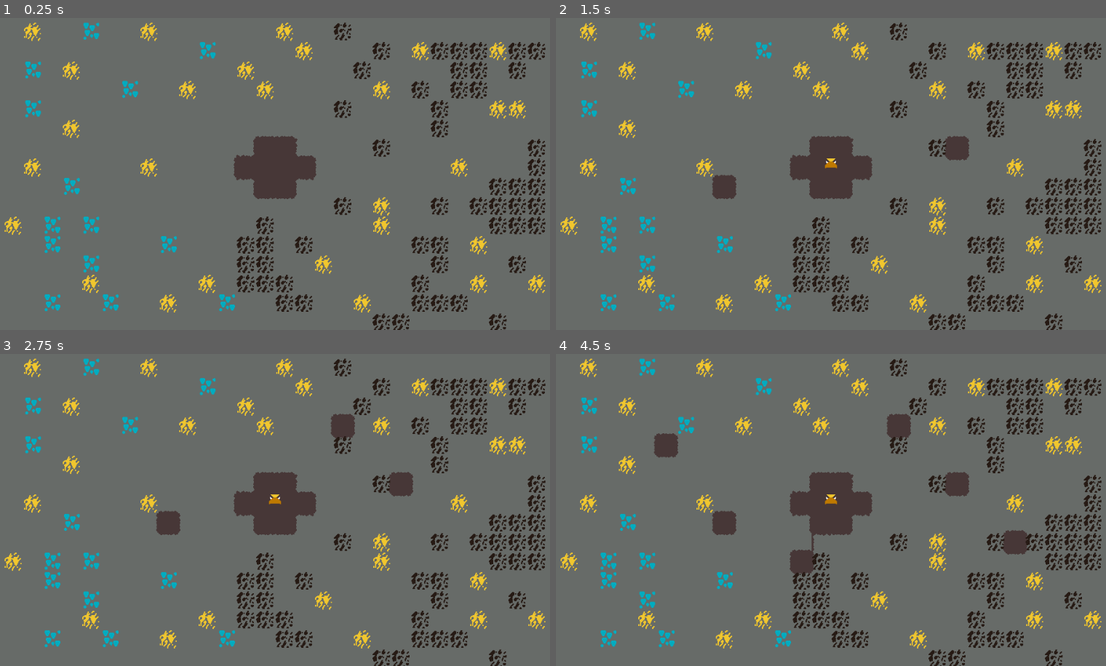
Above: before the commit, frames 1-4 (two rows, left to right).
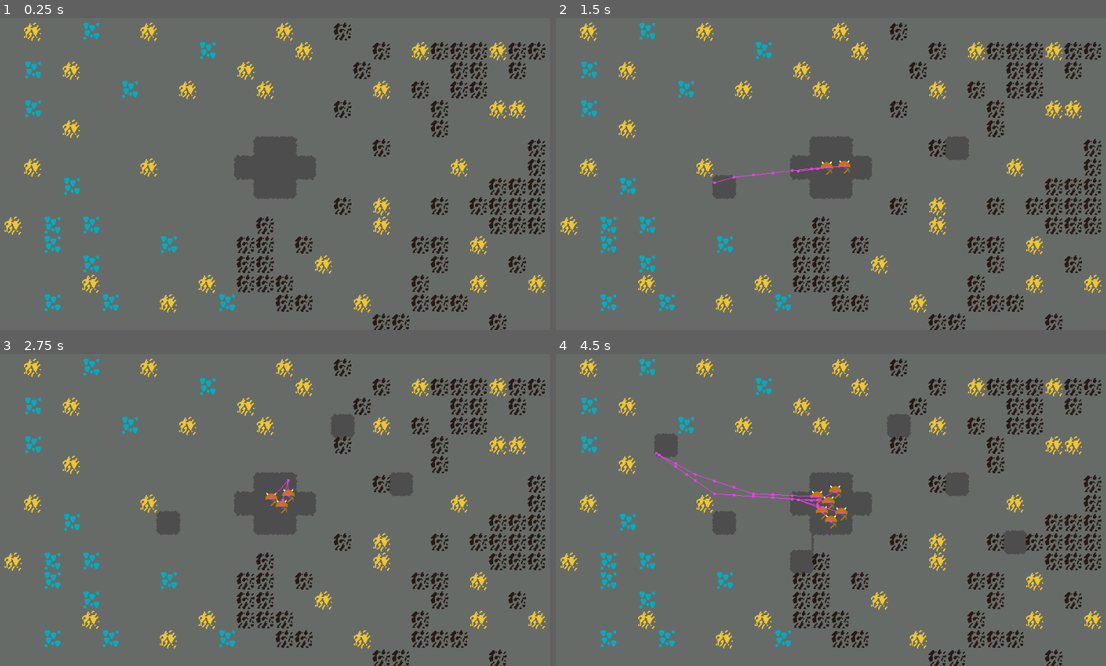
Above: after the commit, the same moments.

Repository: where-fore/dwarves
Game: Godot game, scene res://loose/main_game.tscn
Two runs of this game, one before a commit and one after it. Both use one fixed random seed, a clock stepped at 60 frames per second and the inputs below.
Inputs (mouse positions are in pixels of both pictures, inside the frame that each line leads up to):
- Up to frame 1 (0.25 s): no input
- Up to frame 2 (1.5 s): tap Enter at 0.5 s; move the mouse to (957, 149) at 0.52 s; tap 1 at 0.6, 1.35 s; click (957, 149) at 0.67 s; move the mouse to (715, 183) at 1.27 s; click (715, 183) at 1.42 s
- Up to frame 3 (2.75 s): move the mouse to (335, 428) at 2.02 s; tap 1 at 2.1 s; click (335, 428) at 2.17 s
- Up to frame 4 (4.5 s): move the mouse to (803, 569) at 2.77 s; tap 1 at 2.85, 3.6, 4.35 s; click (803, 569) at 2.92 s; move the mouse to (1007, 550) at 3.52 s; click (1007, 550) at 3.67 s; move the mouse to (655, 453) at 4.27 s; click (655, 453) at 4.42 s

The runs differ from the first frame. In frame 2, 0.2% of the frame differs, in the area x 28-54%, y 44-54%; in frame 3, 0.2%; in frame 4, 0.7%, in the area x 17-54%, y 31-56%.

Commit message:
thar be pathfinding dwarves

Diff:
--- a/project/loose/base_tile_sheet.tres
+++ b/project/loose/base_tile_sheet.tres
@@ -1,14 +1,28 @@
-[gd_resource type="TileSet" load_steps=3 format=3 uid="uid://cy3o1hwgh8lbq"]
+[gd_resource type="TileSet" load_steps=5 format=3 uid="uid://cy3o1hwgh8lbq"]
 
 [ext_resource type="Texture2D" uid="uid://cxinxh436ir1n" path="res://sprites/stone-Sheet.png" id="1_uh637"]
+
+[sub_resource type="NavigationPolygon" id="NavigationPolygon_uh637"]
+vertices = PackedVector2Array(16, 16, -16, 16, -16, -16, 16, -16)
+polygons = Array[PackedInt32Array]([PackedInt32Array(0, 1, 2, 3)])
+outlines = Array[PackedVector2Array]([PackedVector2Array(-16, -16, 16, -16, 16, 16, -16, 16)])
+agent_radius = 0.0
+
+[sub_resource type="NavigationPolygon" id="NavigationPolygon_57mo6"]
+vertices = PackedVector2Array(16, 16, -16, 16, -16, -16, 16, -16)
+polygons = Array[PackedInt32Array]([PackedInt32Array(0, 1, 2, 3)])
+outlines = Array[PackedVector2Array]([PackedVector2Array(-16, -16, 16, -16, 16, 16, -16, 16)])
+agent_radius = 0.0
 
 [sub_resource type="TileSetAtlasSource" id="TileSetAtlasSource_57mo6"]
 texture = ExtResource("1_uh637")
 texture_region_size = Vector2i(32, 32)
 1:0/0 = 0
+1:0/0/navigation_layer_0/polygon = SubResource("NavigationPolygon_uh637")
 2:0/0 = 0
 2:0/0/terrain_set = 0
 2:0/0/terrain = 0
+2:0/0/physics_layer_0/polygon_0/points = PackedVector2Array(-16, -16, 16, -16, 16, 16, -16, 16)
 2:0/0/terrains_peering_bit/right_side = 0
 2:0/0/terrains_peering_bit/bottom_right_corner = 0
 2:0/0/terrains_peering_bit/bottom_side = 0
@@ -22,6 +36,7 @@
 5:0/0 = 0
 5:0/0/terrain_set = 0
 5:0/0/terrain = 0
+5:0/0/physics_layer_0/polygon_0/points = PackedVector2Array(-16, -16, 16, -16, 16, 16, -16, 16)
 5:0/0/terrains_peering_bit/right_side = 0
 5:0/0/terrains_peering_bit/bottom_right_corner = 0
 5:0/0/terrains_peering_bit/bottom_side = 0
@@ -30,6 +45,7 @@
 6:0/0 = 0
 6:0/0/terrain_set = 0
 6:0/0/terrain = 0
+6:0/0/physics_layer_0/polygon_0/points = PackedVector2Array(-16, -16, 16, -16, 16, 16, -16, 16)
 6:0/0/terrains_peering_bit/bottom_side = 0
 6:0/0/terrains_peering_bit/bottom_left_corner = 0
 6:0/0/terrains_peering_bit/left_side = 0
@@ -38,14 +54,17 @@
 7:0/0 = 0
 7:0/0/terrain_set = 0
 7:0/0/terrain = 0
+7:0/0/physics_layer_0/polygon_0/points = PackedVector2Array(-16, -16, 16, -16, 16, 16, -16, 16)
 7:0/0/terrains_peering_bit/right_side = 0
 7:0/0/terrains_peering_bit/bottom_right_corner = 0
 7:0/0/terrains_peering_bit/bottom_side = 0
 7:0/0/terrains_peering_bit/bottom_left_corner = 0
 7:0/0/terrains_peering_bit/left_side = 0
+7:0/0/navigation_layer_0/polygon = SubResource("NavigationPolygon_57mo6")
 8:0/0 = 0
 8:0/0/terrain_set = 0
 8:0/0/terrain = 0
+8:0/0/physics_layer_0/polygon_0/points = PackedVector2Array(-16, -16, 16, -16, 16, 16, -16, 16)
 8:0/0/terrains_peering_bit/right_side = 0
 8:0/0/terrains_peering_bit/left_side = 0
 8:0/0/terrains_peering_bit/top_left_corner = 0
@@ -54,24 +73,28 @@
 9:0/0 = 0
 9:0/0/terrain_set = 0
 9:0/0/terrain = 0
+9:0/0/physics_layer_0/polygon_0/points = PackedVector2Array(-16, -16, 16, -16, 16, 16, -16, 16)
 9:0/0/terrains_peering_bit/right_side = 0
 9:0/0/terrains_peering_bit/bottom_right_corner = 0
 9:0/0/terrains_peering_bit/bottom_side = 0
 10:0/0 = 0
 10:0/0/terrain_set = 0
 10:0/0/terrain = 0
+10:0/0/physics_layer_0/polygon_0/points = PackedVector2Array(-16, -16, 16, -16, 16, 16, -16, 16)
 10:0/0/terrains_peering_bit/bottom_side = 0
 10:0/0/terrains_peering_bit/bottom_left_corner = 0
 10:0/0/terrains_peering_bit/left_side = 0
 11:0/0 = 0
 11:0/0/terrain_set = 0
 11:0/0/terrain = 0
+11:0/0/physics_layer_0/polygon_0/points = PackedVector2Array(-16, -16, 16, -16, 16, 16, -16, 16)
 11:0/0/terrains_peering_bit/right_side = 0
 11:0/0/terrains_peering_bit/top_side = 0
 11:0/0/terrains_peering_bit/top_right_corner = 0
 12:0/0 = 0
 12:0/0/terrain_set = 0
 12:0/0/terrain = 0
+12:0/0/physics_layer_0/polygon_0/points = PackedVector2Array(-16, -16, 16, -16, 16, 16, -16, 16)
 12:0/0/terrains_peering_bit/left_side = 0
 12:0/0/terrains_peering_bit/top_left_corner = 0
 12:0/0/terrains_peering_bit/top_side = 0
@@ -79,7 +102,9 @@
 
 [resource]
 tile_size = Vector2i(32, 32)
+physics_layer_0/collision_layer = 1
 terrain_set_0/mode = 0
 terrain_set_0/terrain_0/name = "Terrain 0"
 terrain_set_0/terrain_0/color = Color(0.5, 0.34375, 0.25, 1)
+navigation_layer_0/layers = 1
 sources/0 = SubResource("TileSetAtlasSource_57mo6")
--- a/project/loose/dwarf.gd
+++ b/project/loose/dwarf.gd
@@ -1 +1,13 @@
-extends Node2D
+extends CharacterBody2D
+
+@onready var navigation_agent_2d: NavigationAgent2D = $NavigationAgent2D
+
+var speed = 50
+
+func _physics_process(_delta: float) -> void:
+	navigation_agent_2d.target_position = get_global_mouse_position()
+	var next_path_position:Vector2 = navigation_agent_2d.get_next_path_position()
+	var new_velocity:Vector2 = global_position.direction_to(next_path_position)
+
+	velocity = new_velocity * speed
+	move_and_slide()
--- a/project/loose/dwarf.tscn
+++ b/project/loose/dwarf.tscn
@@ -1,10 +1,20 @@
-[gd_scene load_steps=3 format=3 uid="uid://n7uc5yvkduvw"]
+[gd_scene load_steps=4 format=3 uid="uid://n7uc5yvkduvw"]
 
 [ext_resource type="Texture2D" uid="uid://hswhohxekmdy" path="res://sprites/dwarf.png" id="1_ldkcw"]
 [ext_resource type="Script" uid="uid://bcf6bncv4i181" path="res://loose/dwarf.gd" id="1_t5v1m"]
 
-[node name="Dwarf" type="Node2D"]
+[sub_resource type="CircleShape2D" id="CircleShape2D_t5v1m"]
+
+[node name="Dwarf" type="CharacterBody2D"]
 script = ExtResource("1_t5v1m")
 
 [node name="Sprite2D" type="Sprite2D" parent="."]
 texture = ExtResource("1_ldkcw")
+
+[node name="NavigationAgent2D" type="NavigationAgent2D" parent="."]
+debug_enabled = true
+debug_use_custom = true
+debug_path_custom_color = Color(1, 0.21960784, 1, 1)
+
+[node name="CollisionShape2D" type="CollisionShape2D" parent="."]
+shape = SubResource("CircleShape2D_t5v1m")
--- a/project/loose/main_game.tscn
+++ b/project/loose/main_game.tscn
@@ -1,26 +1,40 @@
-[gd_scene load_steps=5 format=4 uid="uid://dx84pmc7trp7o"]
+[gd_scene load_steps=7 format=4 uid="uid://dx84pmc7trp7o"]
 
+[ext_resource type="Script" uid="uid://wep00d3g4w00" path="res://loose/navigation_manager.gd" id="1_4h2fx"]
 [ext_resource type="TileSet" uid="uid://cy3o1hwgh8lbq" path="res://loose/base_tile_sheet.tres" id="1_yeltw"]
 [ext_resource type="Script" uid="uid://cbfdagp6lygax" path="res://loose/testing.gd" id="2_33awh"]
 [ext_resource type="Script" uid="uid://cq83t1dg28817" path="res://loose/dwarf_spawner.gd" id="2_dps4b"]
 [ext_resource type="PackedScene" uid="uid://n7uc5yvkduvw" path="res://loose/dwarf.tscn" id="3_yeltw"]
 
+[sub_resource type="NavigationPolygon" id="NavigationPolygon_8bvjn"]
+vertices = PackedVector2Array(502, 266, 534, 266, 534, 278, 502, 278, 502, 310, 458, 310, 458, 278, 458, 266, 426, 278, 426, 266, 502, 234, 458, 234)
+polygons = Array[PackedInt32Array]([PackedInt32Array(0, 1, 2, 3), PackedInt32Array(3, 4, 5, 6), PackedInt32Array(0, 3, 6, 7), PackedInt32Array(6, 8, 9, 7), PackedInt32Array(10, 0, 7, 11)])
+parsed_geometry_type = 1
+
 [node name="MainGame" type="Node2D"]
 
 [node name="Worldspace" type="Node2D" parent="."]
 
-[node name="BackgroundDirt" type="TileMapLayer" parent="Worldspace"]
+[node name="NavigationRegion2D" type="NavigationRegion2D" parent="Worldspace"]
+navigation_polygon = SubResource("NavigationPolygon_8bvjn")
+script = ExtResource("1_4h2fx")
+
+[node name="BackgroundDirt" type="TileMapLayer" parent="Worldspace/NavigationRegion2D"]
+visible = false
 tile_map_data = PackedByteArray("AAAAAAAAAAABAAAAAAAAAAEAAAABAAAAAAAAAAIAAAABAAAAAAAAAAMAAAABAAAAAAAAAAQAAAABAAAAAAAAAA …(8080 unchanged characters)…
 tile_set = ExtResource("1_yeltw")
+collision_enabled = false
 
-[node name="ForegroundStone" type="TileMapLayer" parent="Worldspace"]
+[node name="ForegroundStone" type="TileMapLayer" parent="Worldspace/NavigationRegion2D"]
 tile_map_data = PackedByteArray("AAAdABAAAAACAAAAAAAdAA8AAAACAAAAAAAdAA4AAAACAAAAAAAdAA0AAAACAAAAAAAdAAwAAAACAAAAAAAdAA …(11216 unchanged characters)…
 tile_set = ExtResource("1_yeltw")
 script = ExtResource("2_33awh")
 
-[node name="ForegroundMinerals" type="TileMapLayer" parent="Worldspace"]
+[node name="AuxiliaryMinerals" type="TileMapLayer" parent="Worldspace/NavigationRegion2D"]
 tile_map_data = PackedByteArray("AAAEAAkAAAAEAAAAAAAFAAsAAAAEAAAAAAADAAsAAAAEAAAAAAADAA8AAAAEAAAAAAAGAA8AAAAEAAAAAAADAA …(1456 unchanged characters)…
 tile_set = ExtResource("1_yeltw")
+collision_enabled = false
+navigation_enabled = false
 
 [node name="DwarfManager" type="Node2D" parent="."]
 
--- /dev/null
+++ b/project/loose/navigation_manager.gd
@@ -0,0 +1,11 @@
+extends NavigationRegion2D
+
+@onready var foreground_stone:TileMapLayer = $ForegroundStone
+
+func _ready() -> void:
+	@warning_ignore("unsafe_property_access", "unsafe_method_access")
+	foreground_stone.map_updated.connect(remap_navigation)
+
+func remap_navigation() -> void:
+	print_debug("rebaking navigation")
+	bake_navigation_polygon()
--- a/project/loose/testing.gd
+++ b/project/loose/testing.gd
@@ -1,4 +1,6 @@
 extends TileMapLayer
+
+signal map_updated
 
 func _input(event: InputEvent) -> void:
 	@warning_ignore("unsafe_property_access")
@@ -7,3 +9,4 @@
 		var mouse_position_on_map:Vector2 = local_to_map(to_local(global_mouse_position))
 		erase_cell(mouse_position_on_map)
 		set_cells_terrain_connect([mouse_position_on_map], 0, -1, true)
+		map_updated.emit()
Not shown, added: project/loose/navigation_manager.gd.uid
Binary file changed: project/sprites/dwarf.png
